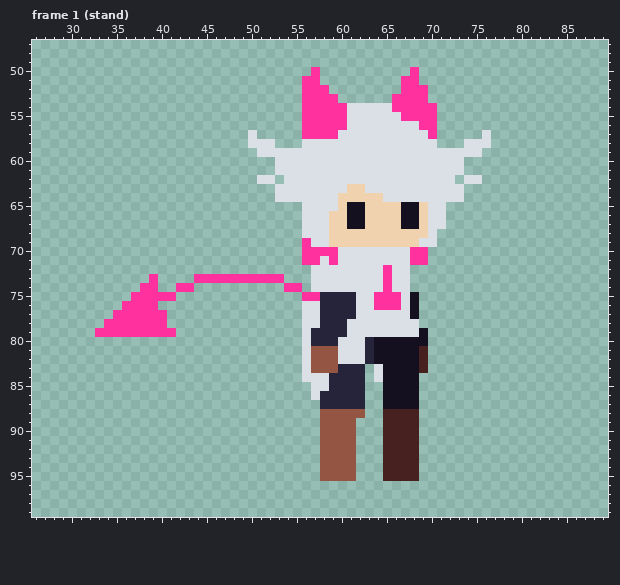
One commit to this pixel-art file: project/assets/actors_2d/alisa/alisa.aseprite. Above, as it was before the edit.
128x128 pixels, 240 frames. Shown: frame 1 (stand): x 26..89, y 47..99. The commit also changed other frames, which this record leaves out.
After the commit:
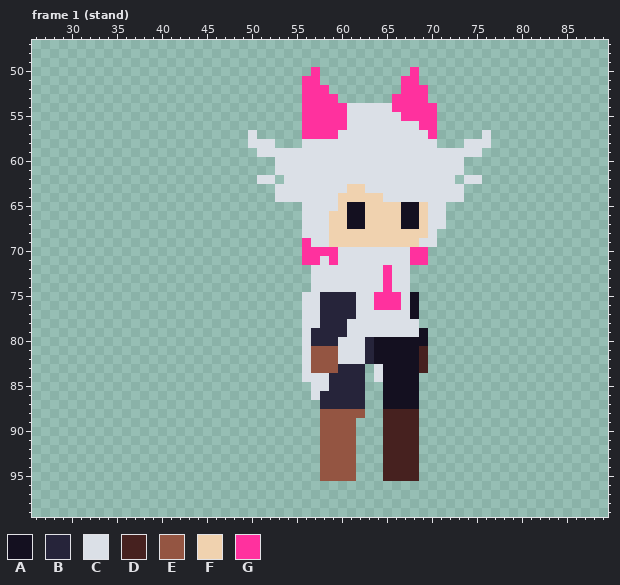
Palette (. is transparent): A #141020  B #26243a  C #dbe0e7  D #46211f  E #945542  F #f0d2af  G #ff319e
Change:
layer "Alice/Tail" removed
Frame 1 (stand):
y 73: x 39 G -> .; x 44..53 GGGGGGGGGG -> ..........
y 74: x 38..39 GG -> ..; x 42..43 GG -> ..; x 54..55 GG -> ..
y 75: x 37..41 GGGGG -> .....; x 56..57 GG -> CC
y 76: x 36..39 GGGG -> ....
y 77: x 35..40 GGGGGG -> ......
y 78: x 34..40 GGGGGGG -> .......
y 79: x 33..41 GGGGGGGGG -> .........
